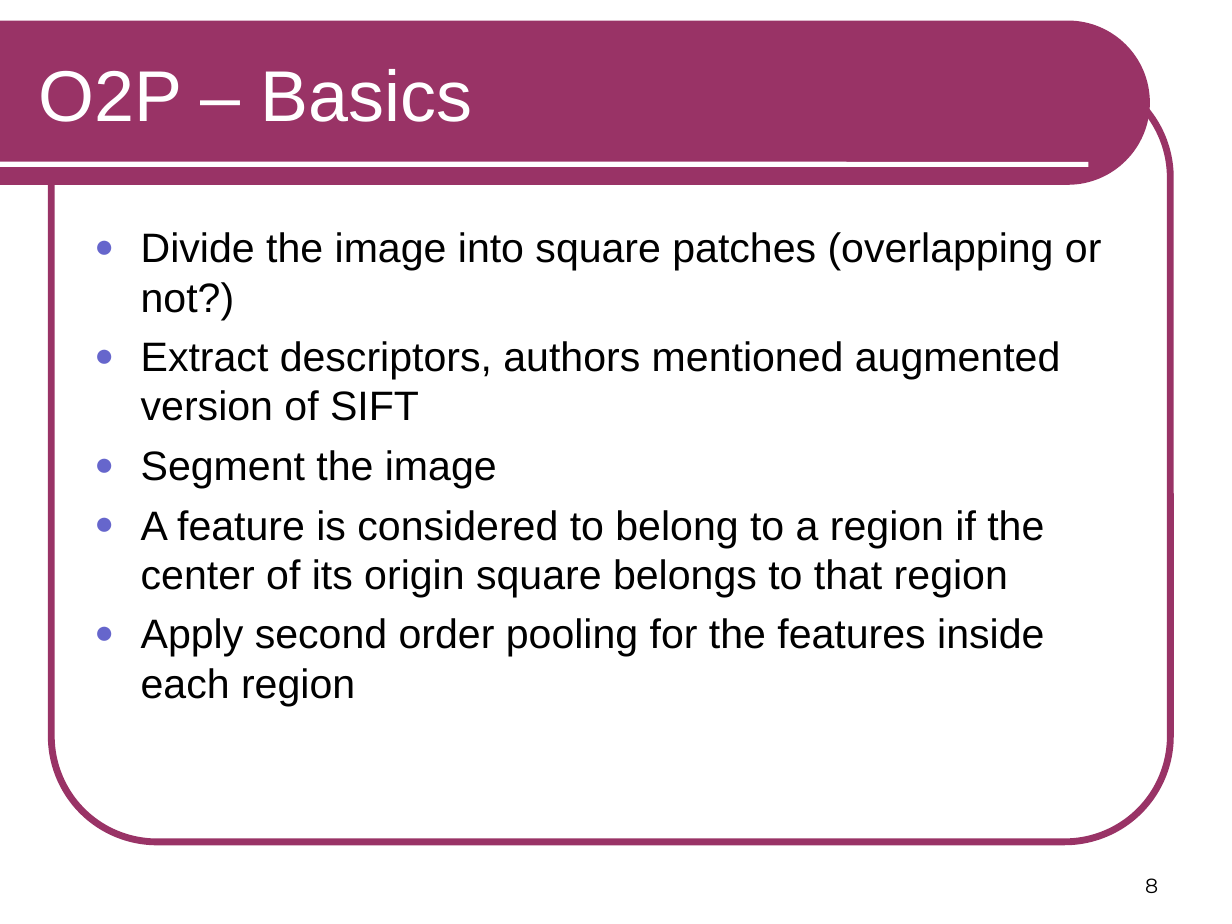
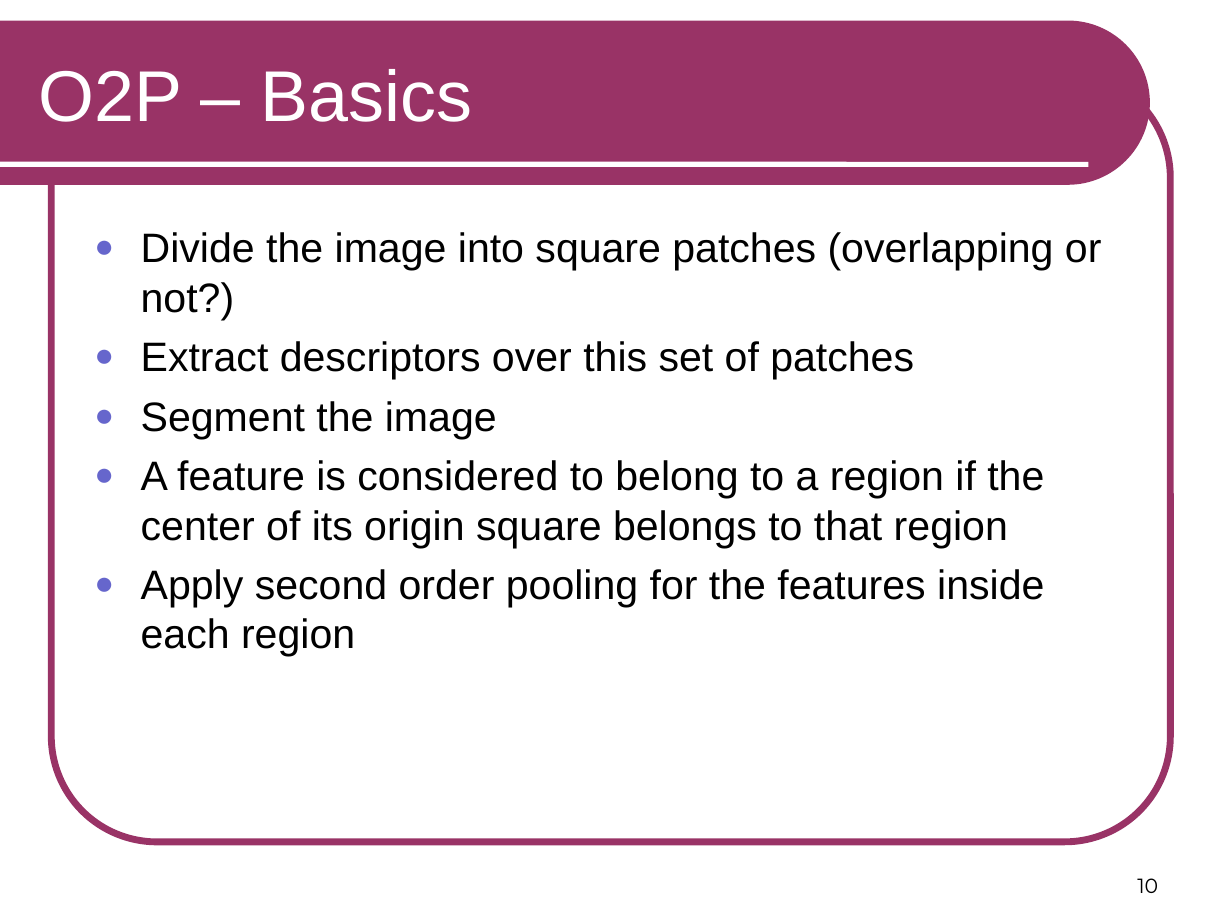
Before and after one commit to RSIP/SSI-SemanticSegmentation, a slide deck: slide 10 of template_slides.ppt (slide 8 before the commit). Drawn at 1232x924 pixels with LibreOffice and Linux fonts; fonts in the diff are those of the drawing. Boxes give left, top, right and bottom in pixels: in the first picture for what was removed or moved away, otherwise in the second. Text is boxed around its words. In the diff, an @@ line names an element or a change of style, - is before the commit and + after.

```diff
--- a/template_slides.ppt
+++ b/template_slides.ppt
@@ text at box(141, 341, 914, 379): text changed @@
-● Extract descriptors, authors mentioned augmented version of SIFT
+● Extract descriptors over this set of patches
@@ page number at box(1137, 878, 1158, 893): text changed @@
-8
+10
```
Also in this commit, not shown: 2 other slides changed, 3 slides added, 1 slide removed.
